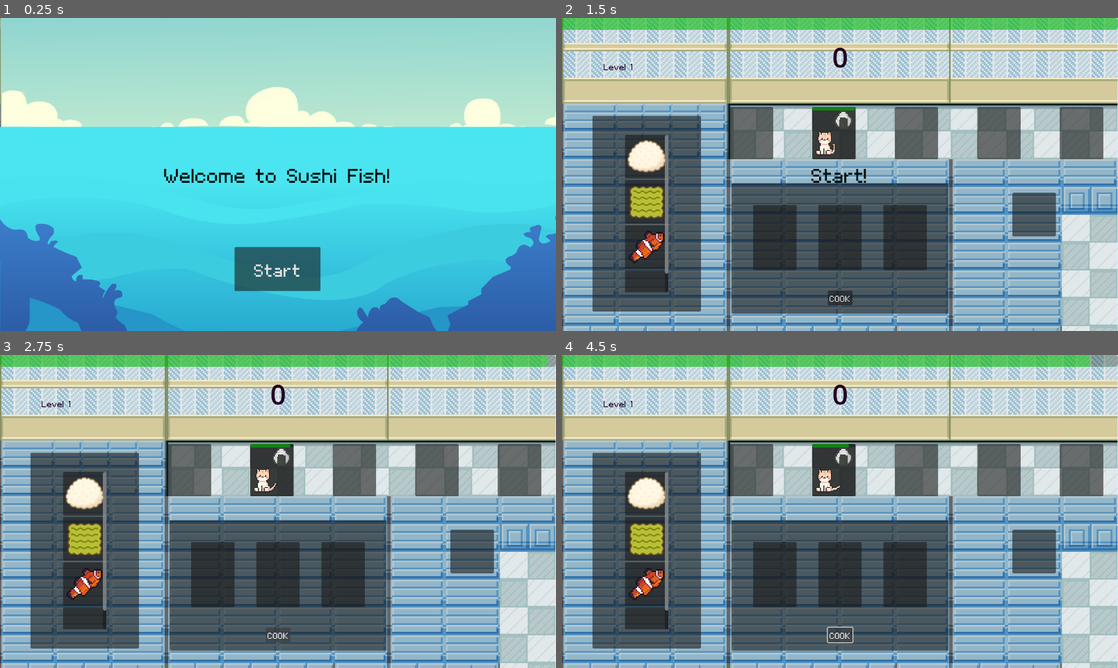
Above: before the commit, frames 1-4 (two rows, left to right).
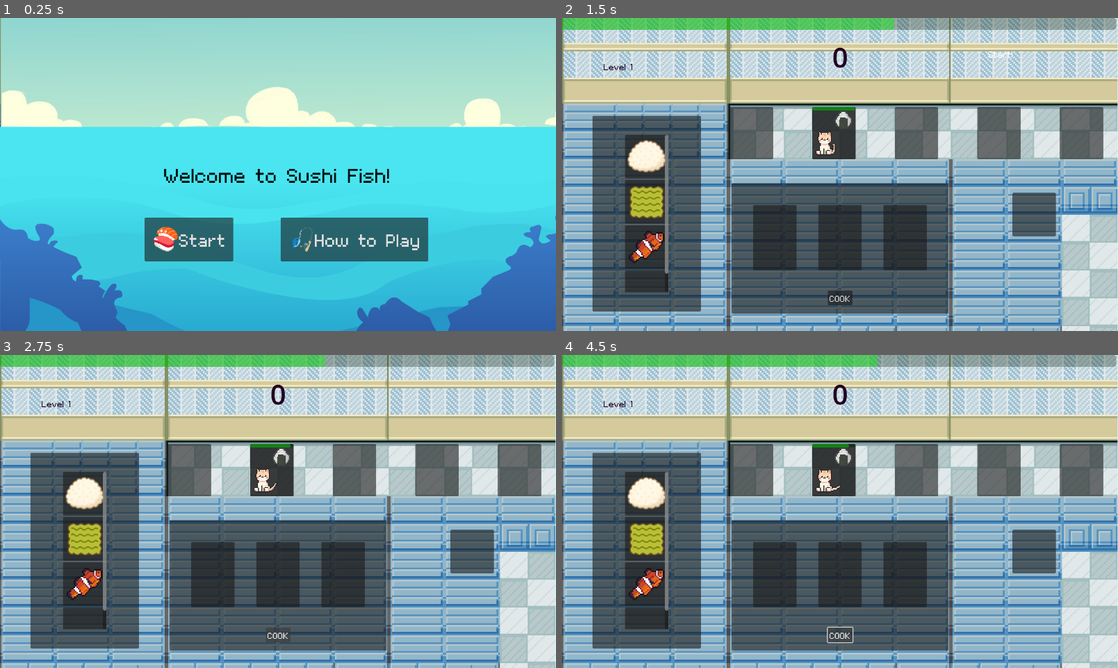
Above: after the commit, the same moments.

Repository: leobarber3/sushiCats
Game: Godot game, scene res://scenes/main.tscn
Two runs of this game, one before a commit and one after it. Both use one fixed random seed, a clock stepped at 60 frames per second and the inputs below.
Inputs (mouse positions are in pixels of both pictures, inside the frame that each line leads up to):
- Up to frame 1 (0.25 s): no input
- Up to frame 2 (1.5 s): click (917, 240) at 0.5 s, where only the run after the commit has a clickable "🎣How to Play"; click "Start" (after the commit: "🍣Start") at 1.25 s
- Up to frame 3 (2.75 s): click "COOK" at 2 s
- Up to frame 4 (4.5 s): tap Enter (ui_accept) at 2.75, 3.5, 4.25 s; hold Right (move_right) 2.78-4.28 s; tap 1 (stop) at 2.85, 3.6, 4.35 s; tap Space (jump) at 3.02, 3.77 s; hold A (move_left) from 4.28 s (still down)

The runs differ from the first frame. In frame 1, 7.5% of the frame differs, in the area x 0-77%, y 0-88%; in frame 2, 1.7%; in frame 3, 1.5%; in frame 4, 1.5%.

Commit message:
Implemented more complex HUD functionality
HUD now has a Home screen, gameplay screen, and screens for level completed and game over. These screens have level information and buttons for navigating through the game.

Diff:
--- a/scenes/HUD.tscn
+++ b/scenes/HUD.tscn
@@ -5,34 +5,43 @@
 [ext_resource type="AudioStream" uid="uid://bptjq11htv21s" path="res://assets/audio/BackgroundMusic.exe.wav" id="2_fls4u"]
 [ext_resource type="FontFile" uid="uid://dcogmc7hjr77y" path="res://assets/fonts/mago1.ttf" id="3_7hsmw"]
 
+[sub_resource type="StyleBoxEmpty" id="StyleBoxEmpty_7hsmw"]
+
 [node name="HUD" type="CanvasLayer" unique_id=675159572]
 script = ExtResource("1_k5de2")
 
-[node name="TextureRect" type="TextureRect" parent="." unique_id=1469104359]
-offset_right = 40.0
-offset_bottom = 40.0
+[node name="BackgroundMusic" type="AudioStreamPlayer2D" parent="." unique_id=2049295799]
+stream = ExtResource("2_fls4u")
+
+[node name="ScreenManager" type="Control" parent="." unique_id=1002559215]
+layout_mode = 3
+anchors_preset = 0
+offset_right = 40.0
+offset_bottom = 40.0
+
+[node name="HomeScreen" type="Control" parent="ScreenManager" unique_id=487187303]
+anchors_preset = 0
+offset_right = 40.0
+offset_bottom = 40.0
+
+[node name="TextureRect" type="TextureRect" parent="ScreenManager/HomeScreen" unique_id=1469104359]
+layout_mode = 0
+offset_right = 1305.0
+offset_bottom = 843.0
 texture = ExtResource("2_1etfg")
 
-[node name="ColorRect" type="ColorRect" parent="." unique_id=122180472]
-visible = false
-anchors_preset = 15
-anchor_right = 1.0
-anchor_bottom = 1.0
-grow_horizontal = 2
-grow_vertical = 2
-color = Color(0.6627451, 1, 1, 0.99215686)
-
-[node name="TitleText" type="Label" parent="." unique_id=240466603]
-z_index = 1
+[node name="TitleText" type="Label" parent="ScreenManager/HomeScreen" unique_id=240466603]
+z_index = 1
+layout_mode = 1
 anchors_preset = 8
 anchor_left = 0.5
 anchor_top = 0.5
 anchor_right = 0.5
 anchor_bottom = 0.5
-offset_left = -636.0
-offset_top = -354.0
-offset_right = 636.0
-offset_bottom = 354.0
+offset_left = -16.0
+offset_top = -14.0
+offset_right = 1256.0
+offset_bottom = 694.0
 grow_horizontal = 2
 grow_vertical = 2
 theme_override_colors/font_color = Color(0, 0.05858072, 0.058580704, 1)
@@ -43,31 +52,49 @@
 vertical_alignment = 1
 autowrap_mode = 2
 
-[node name="StartButton" type="Button" parent="." unique_id=1803917949]
-z_index = 1
+[node name="StartButton" type="Button" parent="ScreenManager/HomeScreen" unique_id=1803917949]
+z_index = 1
+layout_mode = 1
 anchors_preset = 7
 anchor_left = 0.5
 anchor_top = 1.0
 anchor_right = 0.5
 anchor_bottom = 1.0
-offset_left = -100.0
-offset_top = -193.0
-offset_right = 98.0
-offset_bottom = -92.0
+offset_left = 313.0
+offset_top = 419.0
+offset_right = 517.0
+offset_bottom = 520.0
 grow_horizontal = 2
 grow_vertical = 0
 size_flags_horizontal = 4
 theme_override_fonts/font = ExtResource("3_7hsmw")
 theme_override_font_sizes/font_size = 64
-text = "Start"
-
-[node name="ScoreLabel" type="Label" parent="." unique_id=748332445]
-z_index = 1
+text = "🍣Start"
+
+[node name="HowToPlayButton" type="Button" parent="ScreenManager/HomeScreen" unique_id=1908320010]
+layout_mode = 0
+offset_left = 646.0
+offset_top = 459.0
+offset_right = 986.0
+offset_bottom = 560.0
+theme_override_fonts/font = ExtResource("3_7hsmw")
+theme_override_font_sizes/font_size = 64
+text = "🎣How to Play"
+
+[node name="GameplayScreen" type="Control" parent="ScreenManager" unique_id=107928834]
+visible = false
+anchors_preset = 0
+offset_right = 40.0
+offset_bottom = 40.0
+
+[node name="ScoreLabel" type="Label" parent="ScreenManager/GameplayScreen" unique_id=748332445]
+z_index = 1
+layout_mode = 1
 anchors_preset = 5
 anchor_left = 0.5
 anchor_right = 0.5
-offset_left = -639.5
-offset_right = 639.5
+offset_left = -19.5
+offset_right = 1259.5
 offset_bottom = 179.0
 grow_horizontal = 2
 theme_override_colors/font_color = Color(0.12951802, 1.3616358e-05, 0.13126387, 1)
@@ -75,32 +102,202 @@
 horizontal_alignment = 1
 vertical_alignment = 1
 
-[node name="LevelLabel" type="Label" parent="." unique_id=1619717552]
-z_index = 1
+[node name="LevelLabel" type="Label" parent="ScreenManager/GameplayScreen" unique_id=1619717552]
+z_index = 1
+layout_mode = 1
 anchors_preset = 5
 anchor_left = 0.5
 anchor_right = 0.5
-offset_left = -635.0
+offset_left = -15.0
 offset_top = 69.0
-offset_right = -385.0
+offset_right = 235.0
 offset_bottom = 153.0
 grow_horizontal = 2
 size_flags_horizontal = 0
 theme_override_colors/font_color = Color(0.12951802, 1.3616358e-05, 0.13126387, 1)
 theme_override_fonts/font = ExtResource("3_7hsmw")
 theme_override_font_sizes/font_size = 32
-horizontal_alignment = 1
-vertical_alignment = 1
-
-[node name="textTimer" type="Timer" parent="." unique_id=1722719690]
+text = "Level"
+horizontal_alignment = 1
+vertical_alignment = 1
+
+[node name="ProgressBar" type="ProgressBar" parent="ScreenManager/GameplayScreen" unique_id=498929407]
+layout_mode = 0
+offset_right = 1276.0
+offset_bottom = 27.0
+show_percentage = false
+
+[node name="QuickLabel" type="Label" parent="ScreenManager/GameplayScreen" unique_id=658505693]
+layout_mode = 0
+offset_left = 981.0
+offset_top = 69.0
+offset_right = 1046.0
+offset_bottom = 98.0
+theme_override_fonts/font = ExtResource("3_7hsmw")
+theme_override_font_sizes/font_size = 32
+text = "Start!"
+
+[node name="textTimer" type="Timer" parent="ScreenManager/GameplayScreen" unique_id=1722719690]
 one_shot = true
 
-[node name="BackgroundMusic" type="AudioStreamPlayer2D" parent="." unique_id=2049295799]
-stream = ExtResource("2_fls4u")
-
-[node name="TextureRect2" type="TextureRect" parent="." unique_id=1019141425]
-offset_right = 40.0
-offset_bottom = 40.0
-
-[connection signal="pressed" from="StartButton" to="." method="_on_button_pressed"]
-[connection signal="timeout" from="textTimer" to="." method="_on_text_timer_timeout"]
+[node name="LevelCompleteScreen" type="Control" parent="ScreenManager" unique_id=1754780134]
+visible = false
+anchors_preset = 0
+offset_right = 40.0
+offset_bottom = 40.0
+
+[node name="TextureRect2" type="TextureRect" parent="ScreenManager/LevelCompleteScreen" unique_id=274865622]
+layout_mode = 0
+offset_right = 1305.0
+offset_bottom = 843.0
+texture = ExtResource("2_1etfg")
+
+[node name="TitleText" type="Label" parent="ScreenManager/LevelCompleteScreen" unique_id=406325736]
+z_index = 1
+layout_mode = 1
+anchors_preset = 8
+anchor_left = 0.5
+anchor_top = 0.5
+anchor_right = 0.5
+anchor_bottom = 0.5
+offset_left = -16.0
+offset_top = -14.0
+offset_right = 1256.0
+offset_bottom = 694.0
+grow_horizontal = 2
+grow_vertical = 2
+theme_override_colors/font_color = Color(0, 0.05858072, 0.058580704, 1)
+theme_override_fonts/font = ExtResource("3_7hsmw")
+theme_override_font_sizes/font_size = 72
+text = "Level 1 Complete!"
+horizontal_alignment = 1
+vertical_alignment = 1
+autowrap_mode = 2
+
+[node name="HomeButton" type="Button" parent="ScreenManager/LevelCompleteScreen" unique_id=274358830]
+layout_mode = 0
+offset_left = 333.0
+offset_top = 459.0
+offset_right = 533.0
+offset_bottom = 560.0
+theme_override_fonts/font = ExtResource("3_7hsmw")
+theme_override_font_sizes/font_size = 64
+text = "🏚️Home"
+
+[node name="NextLevelButton" type="Button" parent="ScreenManager/LevelCompleteScreen" unique_id=1886339267]
+layout_mode = 0
+offset_left = 646.0
+offset_top = 459.0
+offset_right = 978.0
+offset_bottom = 560.0
+theme_override_fonts/font = ExtResource("3_7hsmw")
+theme_override_font_sizes/font_size = 64
+text = "➡️ Next Level"
+
+[node name="GameOverScreen" type="Control" parent="ScreenManager" unique_id=1190245051]
+visible = false
+anchors_preset = 0
+offset_right = 40.0
+offset_bottom = 40.0
+
+[node name="TextureRect3" type="TextureRect" parent="ScreenManager/GameOverScreen" unique_id=1272128486]
+layout_mode = 0
+offset_right = 1305.0
+offset_bottom = 843.0
+texture = ExtResource("2_1etfg")
+
+[node name="TitleText" type="Label" parent="ScreenManager/GameOverScreen" unique_id=1252676206]
+z_index = 1
+layout_mode = 1
+anchors_preset = 8
+anchor_left = 0.5
+anchor_top = 0.5
+anchor_right = 0.5
+anchor_bottom = 0.5
+offset_left = -16.0
+offset_top = -14.0
+offset_right = 1256.0
+offset_bottom = 694.0
+grow_horizontal = 2
+grow_vertical = 2
+theme_override_colors/font_color = Color(0, 0.05858072, 0.058580704, 1)
+theme_override_fonts/font = ExtResource("3_7hsmw")
+theme_override_font_sizes/font_size = 72
+text = "Game Over!"
+horizontal_alignment = 1
+vertical_alignment = 1
+autowrap_mode = 2
+
+[node name="GameText" type="Label" parent="ScreenManager/GameOverScreen" unique_id=1472852379]
+layout_mode = 0
+offset_left = 283.0
+offset_top = 394.0
+offset_right = 1019.0
+offset_bottom = 452.0
+theme_override_colors/font_color = Color(0.09239707, 0.09239706, 0.09239706, 1)
+theme_override_fonts/font = ExtResource("3_7hsmw")
+theme_override_font_sizes/font_size = 24
+theme_override_styles/normal = SubResource("StyleBoxEmpty_7hsmw")
+text = "Ran out of time!"
+horizontal_alignment = 1
+
+[node name="HomeButton" type="Button" parent="ScreenManager/GameOverScreen" unique_id=556932636]
+layout_mode = 0
+offset_left = 333.0
+offset_top = 459.0
+offset_right = 533.0
+offset_bottom = 560.0
+theme_override_fonts/font = ExtResource("3_7hsmw")
+theme_override_font_sizes/font_size = 64
+text = "🏚️Home"
+
+[node name="TryAgainButton" type="Button" parent="ScreenManager/GameOverScreen" unique_id=205033158]
+layout_mode = 0
+offset_left = 646.0
+offset_top = 459.0
+offset_right = 978.0
+offset_bottom = 560.0
+theme_override_fonts/font = ExtResource("3_7hsmw")
+theme_override_font_sizes/font_size = 64
+text = "🔄️ Try Again"
+
+[node name="NextLevelScreen" type="Control" parent="ScreenManager" unique_id=827267135]
+visible = false
+anchors_preset = 0
+offset_right = 40.0
+offset_bottom = 40.0
+
+[node name="TextureRect4" type="TextureRect" parent="ScreenManager/NextLevelScreen" unique_id=1984923294]
+layout_mode = 0
+offset_right = 1305.0
+offset_bottom = 843.0
+texture = ExtResource("2_1etfg")
+
+[node name="TitleText2" type="Label" parent="ScreenManager/NextLevelScreen" unique_id=435558988]
+z_index = 1
+layout_mode = 1
+anchors_preset = 8
+anchor_left = 0.5
+anchor_top = 0.5
+anchor_right = 0.5
+anchor_bottom = 0.5
+offset_left = -16.0
+offset_top = -14.0
+offset_right = 1256.0
+offset_bottom = 694.0
+grow_horizontal = 2
+grow_vertical = 2
+theme_override_colors/font_color = Color(0, 0.05858072, 0.058580704, 1)
+theme_override_fonts/font = ExtResource("3_7hsmw")
+theme_override_font_sizes/font_size = 72
+text = "Game Over!"
+horizontal_alignment = 1
+vertical_alignment = 1
+autowrap_mode = 2
+
+[connection signal="pressed" from="ScreenManager/HomeScreen/StartButton" to="." method="_on_start_button_pressed"]
+[connection signal="timeout" from="ScreenManager/GameplayScreen/textTimer" to="." method="_on_text_timer_timeout"]
+[connection signal="pressed" from="ScreenManager/LevelCompleteScreen/HomeButton" to="." method="_on_home_button1_pressed"]
+[connection signal="pressed" from="ScreenManager/LevelCompleteScreen/NextLevelButton" to="." method="_on_next_level_button_pressed"]
+[connection signal="pressed" from="ScreenManager/GameOverScreen/HomeButton" to="." method="_on_home_button2_pressed"]
+[connection signal="pressed" from="ScreenManager/GameOverScreen/TryAgainButton" to="." method="_on_try_again_button_pressed"]
--- a/scenes/main.tscn
+++ b/scenes/main.tscn
@@ -1001,15 +1001,6 @@
 wait_time = 60.0
 one_shot = true
 
-[node name="GameProgress" type="ProgressBar" parent="Game" unique_id=236016058]
-offset_right = 1280.0
-offset_bottom = 27.0
-max_value = 60.0
-step = 1.0
-value = 60.0
-show_percentage = false
-
 [node name="HUD" parent="." unique_id=675159572 instance=ExtResource("11_ya4ey")]
 
 [connection signal="timeout" from="Game/GameTimer" to="Game" method="_on_game_timer_timeout"]
-[connection signal="start_game" from="HUD" to="." method="new_game"]
--- a/scripts/game.gd
+++ b/scripts/game.gd
@@ -13,7 +13,9 @@
 var game_overBool : bool = false
 
 @onready var game_timer = $GameTimer
-@onready var game_progress = $GameProgress
+#OLD MOVED THIS PROGRESS BAR : @onready var game_progress = $GameProgress
+
+@onready var hud = $"../HUD"
 
 # Function to spawn a cat customer
 func spawn_cat():
@@ -34,12 +36,13 @@
 			#if level == food_list.size() || level == 0 :
 				#spawn_timer.stop()
 				#start_over()
-			#if level is = to food list size then you beat the game!
-			if level >= food_list.size():
-				var food =  food_list[randi() % food_list.size()]
+			# if level is = to food list size then you beat the game!
+			# OLD:
+			#if level >= food_list.size():
+				#var food =  food_list[randi() % food_list.size()]
 
-			#this line is where the errors coming from
-			var food = food_list[randi() % level]
+			# Chooses between food_list size and level to avoid out of bounds index
+			var food = food_list[randi() % min(level, food_list.size())]
 			cat.setup(food)
 			# Connect order_complete signal (from cat.gd) to on_order_complete function
 			cat.order_complete.connect(on_order_complete)
@@ -60,40 +63,37 @@
 func on_order_complete(happy : bool):
 	if happy:
 		score += 10
-		$"../HUD".update_score(score)
 	else:
 		score -= 5
-		$"../HUD".update_score(score)
+	hud.update_score(score)
 	print ("score: ", score)
 	if score < 0:
-		game_overBool = true
 		spawn_timer.stop()
-		start_over()
-	if score > 40:
-		game_overBool = true
-		if(game_overBool):
-			spawn_timer.stop() #stops cats from spawning
-			game_over()
+		game_over("Your score went into the negatives!")
+		# OLD : start_over()
+	elif score > 40:
+			spawn_timer.stop()
+			level_complete()
 
 # Called when the node enters the scene tree for the first time.
 func _ready() -> void:
 	pass # Replace with function body.
 
 func start_game():
-	$"../HUD".update_score(score)
-	$"../HUD".show_text("Start!", true)
+	score = 0
+	hud.update_score(score)
+	hud.update_level(level)
+	hud.quick_show_text("Start!")
 
-	$"../HUD".update_level(level)
-	# immediately spawn a cat, want to wait till start button is pressed
+	# Clear any existing cats, spawn an initial cat
 	clear_cats()
 	spawn_cat()
 
-	# Start game timer and progress bar
+	# Start game timer
 	game_timer.wait_time = 60
-	game_progress.value = 100.0
 	game_timer.start()
 
-	# create a new timer to spawn more cats sequentially
+	# Create a new timer to spawn more cats sequentially
 	spawn_timer = Timer.new()
 	spawn_timer.wait_time = 10.0 # spawn a cat every 10 seconds
 	# Connect the spawn_timers timeout() signal to cat
@@ -102,53 +102,50 @@
 	add_child(spawn_timer)
 	spawn_timer.start()
 
-func game_over():
-	$"../HUD".show_game_over()
+# OLD :
+#func game_over():
+	#hud.show_game_over()
+	#clear_cats()
+	#score = 0
+	#level += 1
+	#hud.update_level(level)
+	#game_overBool = false
+	#game_timer.stop()
+	#pass
+
+func game_over(reason : String):
+	game_timer.stop()
 	clear_cats()
+	hud.show_gameover(reason)
+
+func level_complete():
+	game_timer.stop()
+	clear_cats()
+	var is_last = level >= food_list.size()
+	hud.show_level_complete(level, is_last)
+	level += 1
+
+func try_again():
 	score = 0
-	level += 1
-	$"../HUD".update_level(level)
-	game_overBool = false
-	game_timer.stop()
-	pass
+	start_game()
 
-func start_over():
-	$"../HUD".show_game_over()
+func reset_level():
 	score = 0
-	level = level
-	$"../HUD".update_level(level)
-	game_overBool = false
-	game_timer.stop()
-	pass
+	level = 1
 
 # Called every frame. 'delta' is the elapsed time since the previous frame.
 func _process(delta: float) -> void:
 	if game_timer.is_stopped():
 		clear_cats()
 		return
-
-	# update the progress bar
-	print("game time left: ", game_timer.time_left)
-	game_progress.value = game_timer.time_left
-	#game_progress.value = (game_timer.time_left / game_timer.wait_time) * 100.0
-	print("progress bar: ", game_progress.value)
-	# change color with modulate property of ProgressBar
-	if game_timer.time_left <= 10 :
-		game_progress.modulate = Color.RED
-	elif game_timer.time_left > 10 && game_timer.time_left < 25:
-		game_progress.modulate = Color.YELLOW
-	else:
-		game_progress.modulate = Color.GREEN
+	hud.update_progressbar(game_timer.time_left)
 	return
 
 
 # Game timer times out : game over
 func _on_game_timer_timeout() -> void:
 	spawn_timer.stop()
-	#if the timer runs out you go back to the very start... for now
-	#this still doesnt clear the cats from prev round
-	game_overBool = true
-	start_over()
+	game_over("You ran out of time!")
 	#this will show the end scree when the timer timesout
 	#but we still need to figure out how to clear the cats from the slots
 	pass # Replace with function body.
--- a/scripts/hud.gd
+++ b/scripts/hud.gd
@@ -1,42 +1,148 @@
 extends CanvasLayer
 
-signal start_game #once start game is ready
+signal start_game # once start game is ready
+signal next_level # go to next level
+signal try_again # try the level again
+signal reset_level # reset level back to first
 #@export var round : int = 0 not even using this variable??
 
-# Display text on screen. If timer is true, start textTimer.
-func show_text(text, timer):
-	$TitleText.text = text
-	$TitleText.show()
-	if (timer):
-		$textTimer.start()
+# Different Screens
+@onready var home_screen = $ScreenManager/HomeScreen
+@onready var gameplay_screen = $ScreenManager/GameplayScreen
+@onready var level_complete_screen = $ScreenManager/LevelCompleteScreen
+@onready var game_over_screen = $ScreenManager/GameOverScreen
 
-# Display game over screen.
-func show_game_over():
-	$TextureRect.show()
-	show_text("Level Over", false)
-	$StartButton.show()
-	update_score(0)
-	#$ScoreLabel.hide()
+# Nodes in Home Screen
+@onready var home_title = $ScreenManager/HomeScreen/TitleText
+
+# Nodes in Gameplay Screen
+@onready var score_label = $ScreenManager/GameplayScreen/ScoreLabel
+@onready var level_label = $ScreenManager/GameplayScreen/LevelLabel
+@onready var progress_bar = $ScreenManager/GameplayScreen/ProgressBar
+@onready var quick_label = $ScreenManager/GameplayScreen/QuickLabel
+@onready var text_timer = $ScreenManager/GameplayScreen/textTimer
+
+# Nodes in LevelComplete Screen
+@onready var level_title = $ScreenManager/LevelCompleteScreen/TitleText
+
+# Nodes in GameOver Screen
+@onready var game_text = $ScreenManager/GameOverScreen/GameText
+
+func show_home():
+	home_screen.show()
+	gameplay_screen.hide()
+	level_complete_screen.hide()
+	game_over_screen.hide()
 	$BackgroundMusic.stop()
-	$ScoreLabel.hide()
+
+func show_gameplay():
+	home_screen.hide()
+	gameplay_screen.show()
+	level_complete_screen.hide()
+	game_over_screen.hide()
+	$BackgroundMusic.play()
+
+func show_level_complete(level : int, is_last_level : bool):
+	if is_last_level:
+		level_title.text = "You finished the last level! Congrats!"
+	else:
+		level_title.text = "Level " + str(level) + " complete!"
+	# Hide the next level button if it's the last level, display if not
+	$ScreenManager/LevelCompleteScreen/NextLevelButton.visible = !is_last_level
+
+	home_screen.hide()
+	gameplay_screen.hide()
+	level_complete_screen.show()
+	game_over_screen.hide()
+	$BackgroundMusic.stop()
+
+func show_gameover(reason : String):
+	game_text.text = reason
+	home_screen.hide()
+	gameplay_screen.hide()
+	level_complete_screen.hide()
+	game_over_screen.show()
+	$BackgroundMusic.stop()
+
+
+
+
+#func show_text(text):
+	#$TitleText.text = text
+	#$TitleText.show()
+
 
 # Update score
 func update_score(score):
-	$ScoreLabel.text = str(score)
+	score_label.text = str(score)
 
 # Update level text display
 func update_level(level):
-	$LevelLabel.text = "Level " + str(level)
+	level_label.text = "Level " + str(level)
 
-# Start button is pressed, run this function
-func _on_button_pressed() -> void:
-	$StartButton.hide()
+func update_progressbar(time_left : float):
+	progress_bar.value = time_left
+
+	if time_left <= 10 :
+		progress_bar.modulate = Color.RED
+	elif time_left > 10 && time_left < 25:
+		progress_bar.modulate = Color.YELLOW
+	else:
+		progress_bar.modulate = Color.GREEN
+
+func quick_show_text(text : String):
+	quick_label.text = text
+	quick_label.show()
+	text_timer.start()
+
+
+# OLD : Display game over screen.
+#func show_game_over():
+	#$TextureRect.show()
+	##show_text("Level Over")
+	#$StartButton.show()
+	#update_score(0)
+	##$ScoreLabel.hide()
+	#$BackgroundMusic.stop()
+	#$ScoreLabel.hide()
+
+# OLD : Start button is pressed, run this function
+#func _on_start_pressed() -> void:
+	#$StartButton.hide()
+	#start_game.emit()
+	#$TextureRect.hide()
+	#$BackgroundMusic.play()
+	#$LevelLabel.show()
+	#$ScoreLabel.show()
+# Initial screen is the home screen
+func _ready():
+	show_home()
+# Buttons and signals
+# Run this function when Home Screen Start pressed
+func _on_start_button_pressed() -> void:
+	show_gameplay()
 	start_game.emit()
-	$TextureRect.hide()
-	$BackgroundMusic.play()
-	$LevelLabel.show()
-	$ScoreLabel.show()
 
-# Hide text when title text timer runs out
+# Run this function when Level Complete Home Button pressed
+func _on_home_button1_pressed() -> void:
+	reset_level.emit()
+	show_home()
+
+# Run this function when Game Over Home Button pressed
+func _on_home_button2_pressed() -> void:
+	reset_level.emit()
+	show_home()
+
+# Run this function when Level Complete Next Level Button pressed
+func _on_next_level_button_pressed() -> void:
+	show_gameplay()
+	next_level.emit()
+
+# Run this function when Game Over Try Again pressed
+func _on_try_again_button_pressed() -> void:
+	show_gameplay()
+	try_again.emit()
+
+# Hide quick label text when title text timer runs out
 func _on_text_timer_timeout() -> void:
-	$TitleText.hide()
+	quick_label.hide()
--- a/scripts/main.gd
+++ b/scripts/main.gd
@@ -23,3 +23,6 @@
 # Connecting HUDS start game signal to Games start_game logic
 func _ready():
 	$HUD.start_game.connect($Game.start_game)
+	$HUD.next_level.connect($Game.start_game)
+	$HUD.try_again.connect($Game.try_again)
+	$HUD.reset_level.connect($Game.reset_level)
Not shown, added: scripts/orders.gd.uid
Not shown, added: scripts/player_fisher-old.gd.uid
